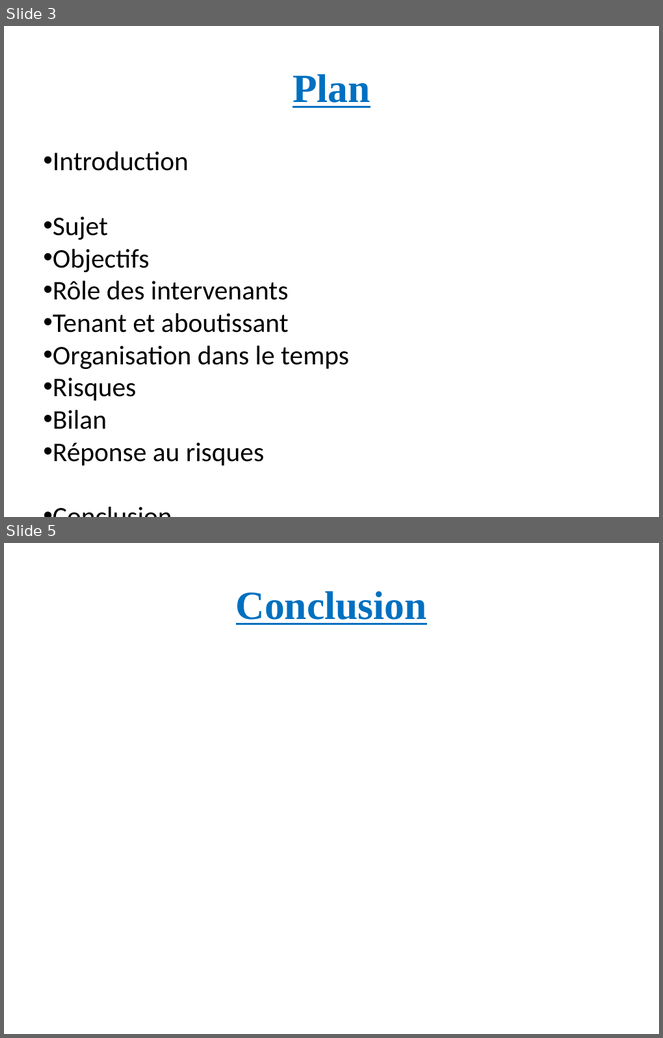
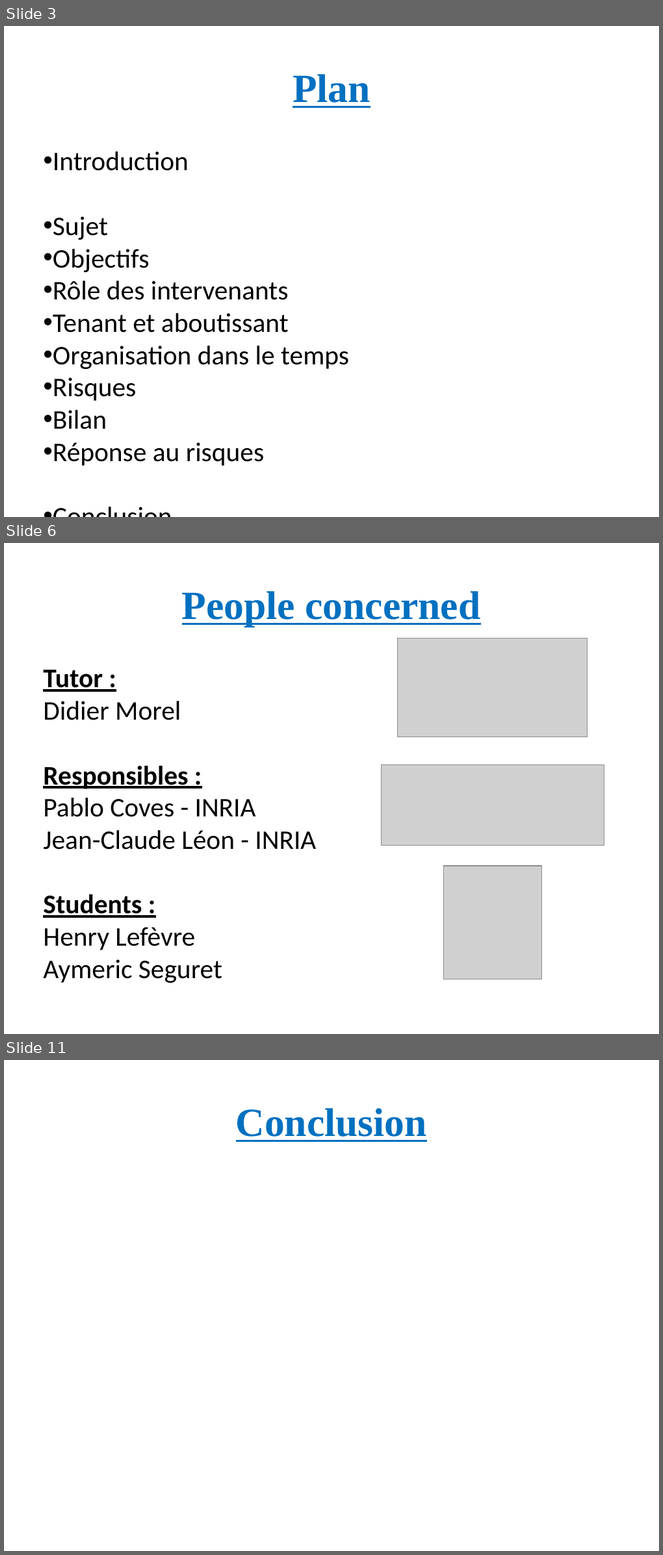
Before and after one commit to Mric26/M2-S1, a slide deck: Projet/Presentation.pptx. Shown one above the other, each under a label of ours: slides 3 and 5 before the commit, slides 3, 6 and 11 after it; the slides between them are not shown. The pictures are 663x1038 and 663x1555 pixels, drawn with LibreOffice and Linux fonts; fonts in the diff are those of the drawing; grey boxes stand for pictures. Boxes give left, top, right and bottom in pixels: in the first picture for what was removed or moved away, otherwise in the second. Text is boxed around its words. In the diff, an @@ line names an element or a change of style, - is before the commit and + after.

```diff
--- a/Projet/Presentation.pptx
+++ b/Projet/Presentation.pptx
@@ slide 6 added at <box>4,543,659,1034</box>, background #FFFFFF @@
@@ title added at <box>182,591,480,627</box>, 44 pt, text #0070C0, bold, underline @@
+People concerned
@@ picture added at <box>398,638,587,737</box> @@
@@ text added at <box>43,670,316,983</box>, 29.6 pt, text #000000 @@
+Tutor :
+Didier Morel
+Responsibles :
+Pablo Coves - INRIA
+Jean-Claude Léon - INRIA
+Students :
+Henry Lefèvre
+Aymeric Seguret
@@ picture added at <box>382,765,605,846</box> @@
@@ picture added at <box>443,866,542,979</box> @@
@@ what was slide 5 is now slide 11 @@
```
Also in this commit, not shown: 1 slide changed, 6 other slides added, 1 slide removed, 9 other files.
